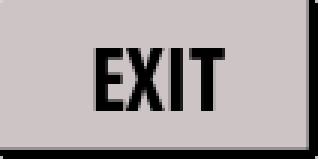
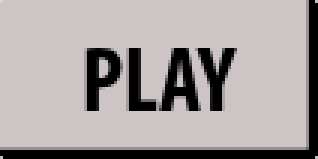
Before/after of a 318x159 layered artwork. What changed in the layer stack:
added layer "PLAY" above "EXIT" over [84, 48, 237, 111]
hid "EXIT" over [93, 48, 225, 111]
